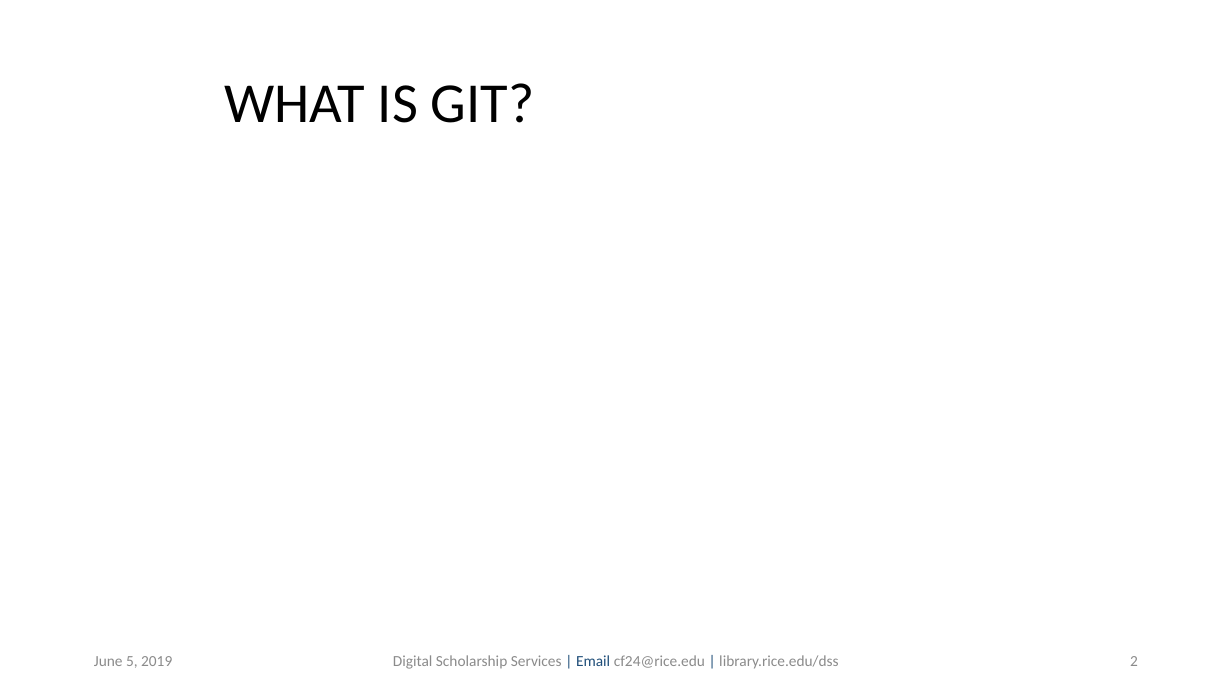
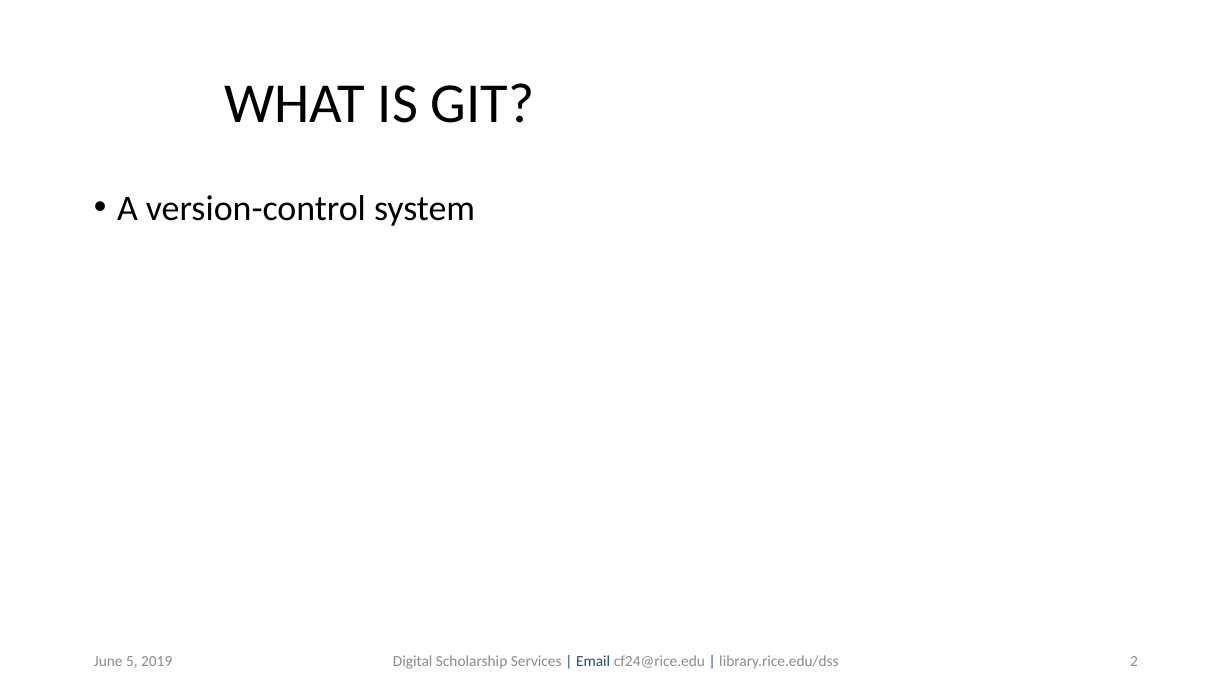
Before and after one commit to bakitybacon/rice-data-and-donuts, a slide deck: slide 2 of github/Introduction to Git & Github.pptx. Drawn at 1232x693 pixels with LibreOffice and Linux fonts; fonts in the diff are those of the drawing; background and template pictures are left out. Boxes give left, top, right and bottom in pixels: in the first picture for what was removed or moved away, otherwise in the second. Text is boxed around its words. In the diff, an @@ line names an element or a change of style, - is before the commit and + after.

Commit message:
Rename

```diff
--- a/github/Introduction to Git & Github.pptx
+++ b/github/Introduction to Git & Github.pptx
@@ text added at box(117, 195, 475, 226), 28 pt, text #000000 @@
+• A version-control system
```
